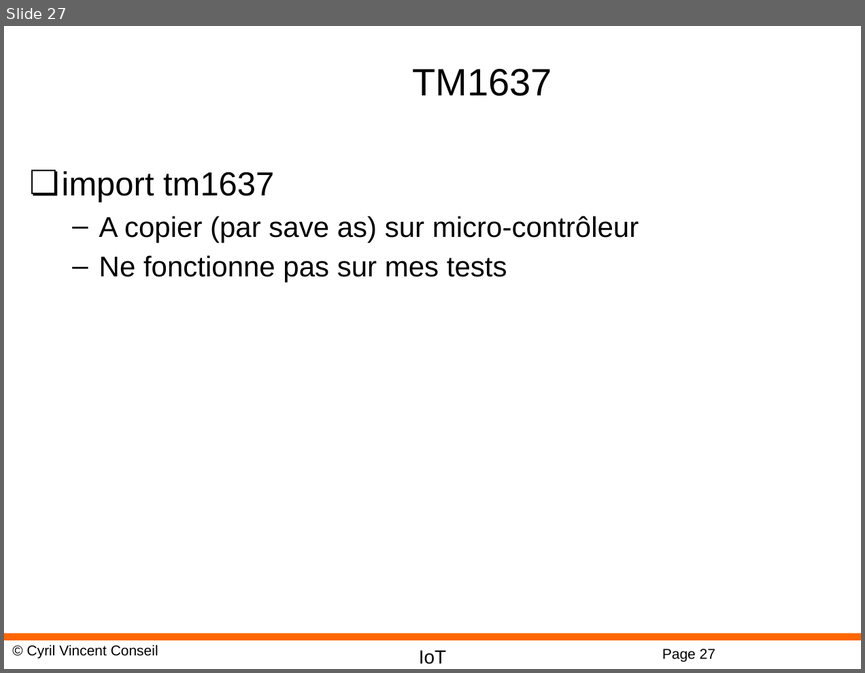
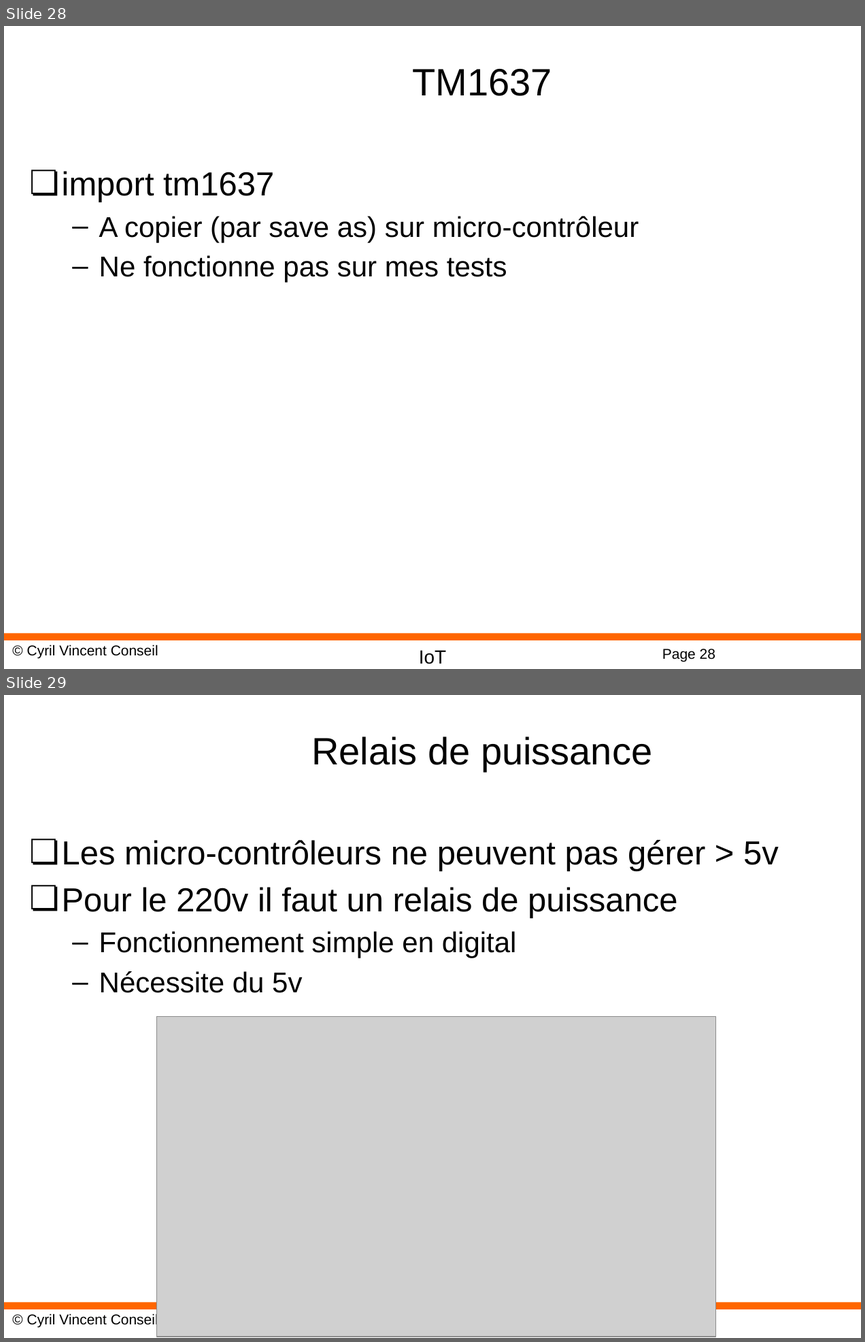
Before and after one commit to cyrilvincent/IoT, a slide deck: ppt/IoT19-MicropythonDev.pptx. Shown one above the other, each under a label of ours: slide 27 before the commit, slides 28 and 29 after it. The pictures are 865x673 and 865x1342 pixels, drawn with LibreOffice and Linux fonts; fonts in the diff are those of the drawing; grey boxes stand for pictures; background and template pictures are left out. Boxes give left, top, right and bottom in pixels: in the first picture for what was removed or moved away, otherwise in the second. Text is boxed around its words. In the diff, an @@ line names an element or a change of style, - is before the commit and + after.

```diff
--- a/ppt/IoT19-MicropythonDev.pptx
+++ b/ppt/IoT19-MicropythonDev.pptx
@@ slide 29 added at box(4, 695, 861, 1338), background #FFFFFF; not listed: 4 template elements that a slide beside it also shows @@
@@ title added at box(311, 736, 652, 772), 32 pt, text #000000 @@
+Relais de puissance
@@ text added at box(62, 840, 779, 993), 28 pt, text #000000 @@
+❏ Les micro-contrôleurs ne peuvent pas gérer > 5v
+❏ Pour le 220v il faut un relais de puissance
+  – Fonctionnement simple en digital
+  – Nécessite du 5v
@@ picture added at box(157, 1016, 717, 1336) @@
@@ what was slide 27 is now slide 28 @@
@@ page number at box(662, 648, 715, 661): text changed @@
-Page 27
+Page 28
```
Also in this commit, not shown: 1 other slide added, 5 other files.
